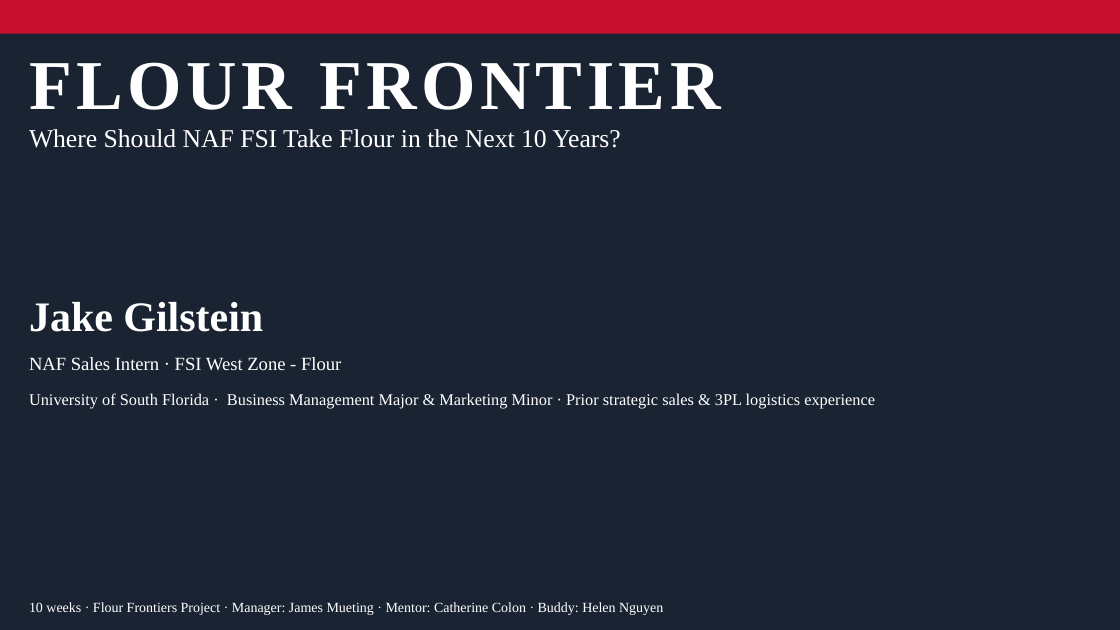
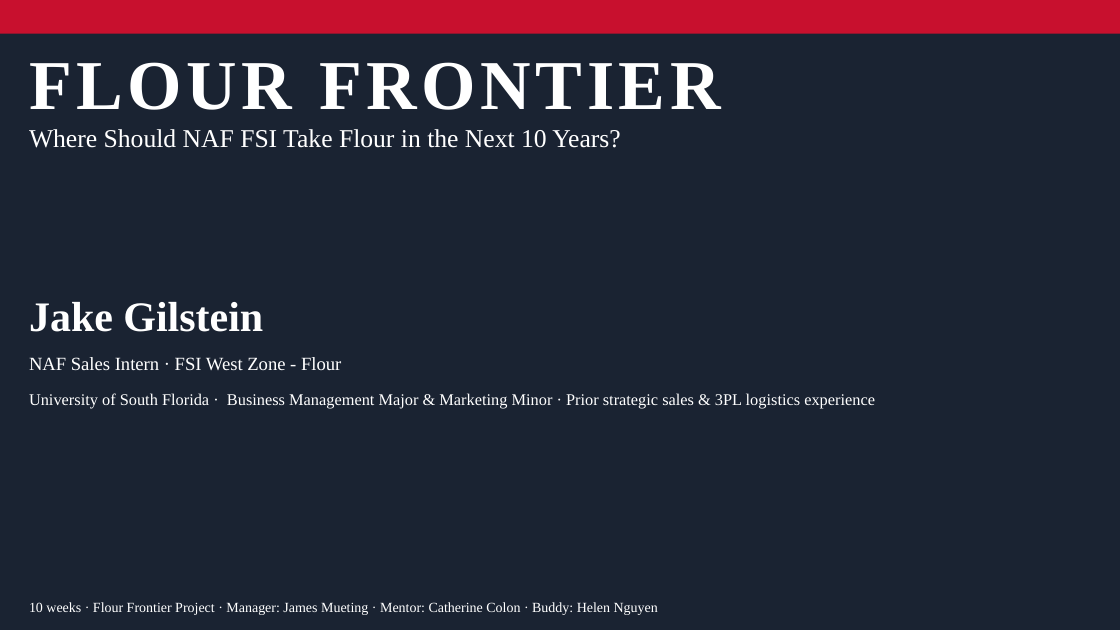
Before and after one commit to jgilstein/flour-frontier, a slide deck: slide 1 of Flour_Frontier_Final_Presentation.pptx. Drawn at 1120x630 pixels with LibreOffice and Linux fonts; fonts in the diff are those of the drawing. Boxes give left, top, right and bottom in pixels: in the first picture for what was removed or moved away, otherwise in the second. Text is boxed around its words. In the diff, an @@ line names an element or a change of style, - is before the commit and + after.

```diff
--- a/Flour_Frontier_Final_Presentation.pptx
+++ b/Flour_Frontier_Final_Presentation.pptx
@@ text at <box>29,602,658,615</box>: text changed @@
-10 weeks · Flour Frontiers Project · Manager: James Mueting · Mentor: Catherine Colon · Buddy: Helen Nguyen
+10 weeks · Flour Frontier Project · Manager: James Mueting · Mentor: Catherine Colon · Buddy: Helen Nguyen
```
Also in this commit, not shown: 7 other files.
